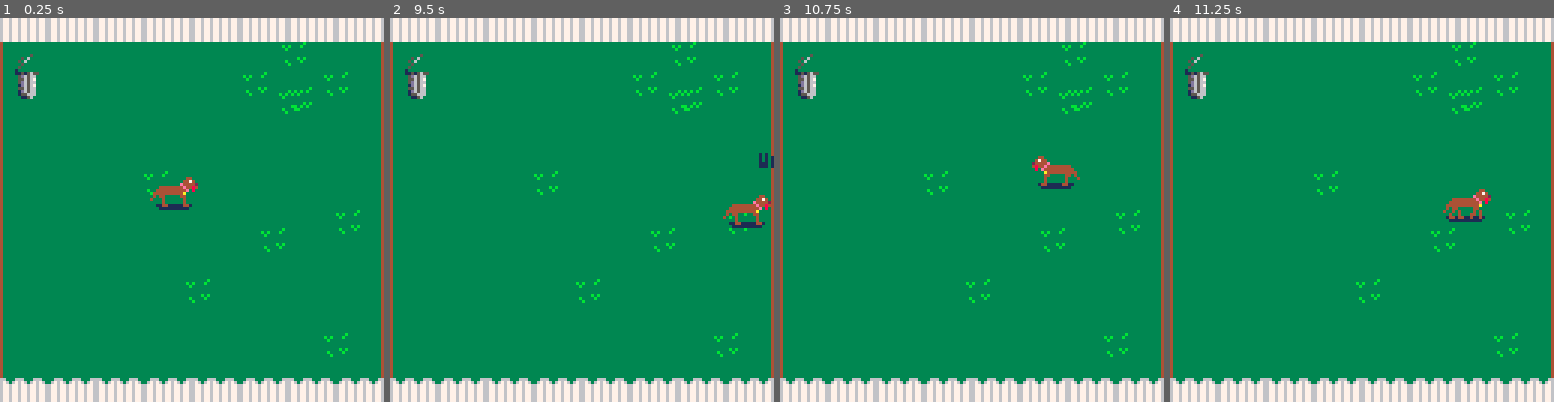
Above: before the commit, frames 1-4 (left to right).
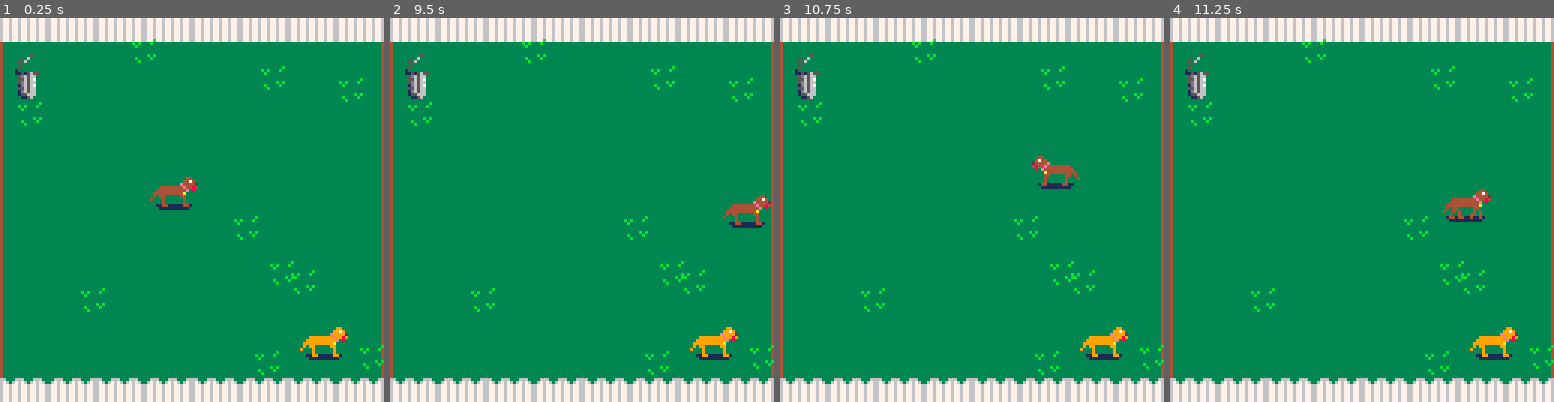
Above: after the commit, the same moments.

Repository: aglassman/pico-demos
Game: PICO-8 cartridge demos/dog_park.p8
The game is run twice, just before and just after one commit, with the same random seed, the same clock (stepped at 60 frames per second) and the same inputs.
Inputs:
- Up to frame 1 (0.25 s): no input
- Up to frame 2 (9.5 s): tap X (X key) at 0.33, 1.07, 1.85, 2.97, 4.08, 5.2, 6.32, 7.43, 8.55 s; tap O (Z key) at 0.7, 1.7, 2.1, 2.5, 2.9, 3.3, 3.7, 4.1, 4.5, 4.9, 5.3, 5.7, 6.1, 6.5, 6.9, 7.3, 7.7, 8.1, 8.5, 8.9, 9.3 s; hold Right 1.6-2.1 s; hold Up 2.15-2.42 s; hold Right 2.47-3.03 s; hold Left 3.08-3.58 s; hold Down 3.63-3.97 s; hold Right 4.02-4.68 s; hold Up 4.73-5.03 s; hold Left 5.08-5.68 s; hold Down 5.73-6.03 s; hold Right 6.08-6.58 s; hold Right 6.63-7.13 s; hold Up 7.18-7.45 s; hold Right 7.5-8.07 s; hold Left 8.12-8.62 s; hold Down 8.67-9 s; hold Right from 9.05 s (still down)
- Up to frame 3 (10.75 s): tap X (X key) at 9.67 s; tap O (Z key) at 9.7, 10.1, 10.5 s; release Right at 9.72 s; hold Up 9.77-10.07 s; hold Left 10.12-10.72 s
- Up to frame 4 (11.25 s): hold Down 10.77-11.07 s; tap X (X key) at 10.78 s; tap O (Z key) at 10.9 s; hold Right from 11.12 s (still down)

The runs differ from the first frame. In frame 1, 1.6% of the frame differs, in the area x 4-100%, y 5-93%; in frame 2, 1.7%; in frame 3, 1.7%; in frame 4, 1.7%.

Commit message:
added multiplayer

Diff:
--- a/demos/dog.lua
+++ b/demos/dog.lua
@@ -22,8 +22,9 @@
 	sniff_time=0,
 	dig_time=0,
 
-	new=function(self, position)
+	new=function(self, position, player)
 		local new_dog={
+			player=player,
 			bark_debounce=0,
 			default_speed=1.6,
 			sniffing_speed=1,
@@ -115,8 +116,8 @@
 
 	drop_item=function(self)
 		if self.holding then
-			local drop_position = self:dog_mouth_position()
-			self.holding:drop(drop_position)
+			local x, y = unpack(self:dog_mouth_position())
+			self.holding:drop({x, y + 5}, self.facing != "left")
 		end
 	end,
 
@@ -133,20 +134,20 @@
 	do_dig=function(self)
 		self:set_is("digging")
 		find_existing_hole(self, park.holes)
-		if self.current_hole == nil then
-			local x, y = unpack(self:dog_mouth_position())
-			if self.facing == "left" then
-				x -= 3
-			else
-				x += 3
-			end
-			self.current_hole = hole:new({x, y + 2}, self.facing == "left", nil)
-			self.current_hole:increase_size()
-			t_add(park.holes, self.current_hole)
-		end
 		self.dig_time += 1
 
 		if self.dig_time % 30 == 0 then
+			if self.current_hole == nil then
+				local x, y = unpack(self:dog_mouth_position())
+				if self.facing == "left" then
+					x -= 3
+				else
+					x += 3
+				end
+				self.current_hole = hole:new({x, y + 2}, self.facing == "left", nil)
+				self.current_hole:increase_size()
+				t_add(park.holes, self.current_hole)
+			end
 			self.current_hole:increase_size()
 		end
 
@@ -176,6 +177,10 @@
 	end,
 
 	draw=function(self)
+		if self.player == 1 then
+			pal(4, 9)
+		end
+
 		if self:is("pooping") then
 			--spr(7, self.position[1], self.position[2],2,2, self.facing == "left")
 			local sprite = self.pooping_sprites[(flr(self.sprite_i) % 2) + 1]
@@ -195,6 +200,7 @@
 			local sprite = self.walking_sprites[(flr(self.sprite_i) % 2) + 1]
 			spr(sprite, self.position[1], self.position[2],2,2, self.facing == "left")
 		end
+		pal()
 
 		draw_animated(self.bark)
 
@@ -214,24 +220,24 @@
 		local x, y = unpack(self.position)
 
 		if self:is("standing") or self:is("sniffing") then
-			if (btn(⬅️)) then
+			if (btn(⬅️, self.player)) then
 				x -= self.speed
 				self.facing = "left"
 				self.moved = true
 			end
 
-			if (btn(➡️)) then
+			if (btn(➡️, self.player)) then
 				x += self.speed
 				self.facing = "right"
 				self.moved = true
 			end
 
-			if (btn(⬆️) and self:is("standing")) then
+			if (btn(⬆️, self.player) and self:is("standing")) then
 				y -= self.speed
 				self.moved = true
 			end
 
-			if (btn(⬇️) and self:is("standing")) then
+			if (btn(⬇️, self.player) and self:is("standing")) then
 				y += self.speed
 				self.moved = true
 			end
@@ -247,7 +253,7 @@
 			self:dig_stop()
 		end
 
-		if (btnp(❎)) then
+		if (btnp(❎, self.player)) then
 			if self:is_holding() then
 				self:drop_item()
 			else
@@ -255,23 +261,27 @@
 			end
 		end
 
-		if (btn(🅾️) and btn(⬇️)) then
+		if (btn(🅾️, self.player) and btn(⬇️, self.player)) then
 			self:do_dig()
-		elseif (btn(🅾️) and self.sniff_time > 100) then
+		elseif (btn(🅾️, self.player) and self.sniff_time > 100) then
 			self:poop()
-		elseif (btn(🅾️)) then
+		elseif (btn(🅾️, self.player)) then
 			self:do_sniff()
 		else
 			self:sniff_stop()
 		end
 
 
-		if (not btn(🅾️)) then
+		if (not btn(🅾️, self.player)) then
 			self:poop_stop()
 			self:dig_stop()
 		end
 
 		for park_item in all(park.holes) do
+			dog_interact(self, park_item)
+		end
+
+		for park_item in all(park.toys) do
 			dog_interact(self, park_item)
 		end
 
@@ -282,12 +292,13 @@
 					dp("current_hole: "..self.current_hole.id)
 					dp("hole_depth: "..self.current_hole.hole_depth)
 					dp("size: "..self.current_hole.size)
-					if self.hidden then
-						dp("hidden: "..self.hidden.id)
+					if self.current_hole.hidden then
+						dp("hidden: "..self.current_hole.hidden.id)
 					end
-					if self.uncovered then
-						dp("uncovered: "..self.hidden.id)
+					if self.current_hole.uncovered then
+						dp("uncovered: "..self.current_hole.uncovered.id)
 					end
+					dp("---------------")
 				end
 			end
 		end
--- a/demos/dog_park.lua
+++ b/demos/dog_park.lua
@@ -30,9 +30,24 @@
 	t=function ()
 		park.items[1].is_open = not park.items[1].is_open
 	end,
+	a=function ()
+		local new_toy = dog_toy:new({rnd_int(20, 40), rnd_int(20, 40)}, "ball")
+		t_add(park.toys, new_toy)
+		park.dogs[1]:pickup_item(new_toy)
+	end,
 	b=function ()
-		local new_toy = dog_toy:new({rnd_int(20, 40), rnd_int(20, 40)})
-		t_add(park.bg_items, new_toy)
+		local new_toy = dog_toy:new({rnd_int(20, 40), rnd_int(20, 40)}, "bone")
+		t_add(park.toys, new_toy)
+		park.dogs[1]:pickup_item(new_toy)
+	end,
+	k=function ()
+		local new_toy = dog_toy:new({rnd_int(20, 40), rnd_int(20, 40)}, "kong")
+		t_add(park.toys, new_toy)
+		park.dogs[1]:pickup_item(new_toy)
+	end,
+	r=function ()
+		local new_toy = dog_toy:new({rnd_int(20, 40), rnd_int(20, 40)}, "stick")
+		t_add(park.toys, new_toy)
 		park.dogs[1]:pickup_item(new_toy)
 	end,
 	h=function ()
@@ -49,7 +64,7 @@
 end
 
 function dp(string)
-	printh( string, "dog_park_debug.txt", true)
+	printh( string, "dog_park_debug.txt")
 end
 
 function id()
--- a/demos/dog_park.p8
+++ b/demos/dog_park.p8
@@ -31,14 +31,14 @@
 000000000001111111111000001111111111100000000011111110000000001111111000000ba000000007000000000000000000015566600000000000000000
 00000000000000000000000000000000000000000000000000000000000000000000000000000000000000000000000000000000001156000000000000000000
 00000000000000000000000000000000000000000000000000000000000000000000000000000000000000000000000000000000000000000000000000000000
-00000000000000000000000000000000000000000000000000000000000000000000000000000000000000000000000000000004000000000000000000000000
-00000000000000000000000000000000000000000000000000000000004000000000000000000000000800000000e80000000504000000000000000000000000
-000000000000000000000000000000000000000000000000000000000900504004444440000000000088800000fe8200000004400000000000101a00001001a0
-000000000000000000000000000000000000000000000000000000000000000042151244000abb0000e820000ee8200000000400000000000001100000011000
-000000000000000000000000000000000000000000000000000000000040900041111144000abb000f8882000082800000004000000000000009100000901000
-000000000000000000000000000000000000000000000000000000005000000004444440000bb00000e820000002000000050000000000000000000000000000
-00000000000444444440000000044444444000000004444444400000009000400044400000000000000000000000000004400000000000000000000000000000
-00000000004444444444e000044444444444e000004444444444e000400090000000000000000000000000000000000045000000000000000000000000000000
+00000000000000000000000000000000000000000000000000000000000000000000000000000000000000000000000000000009000000000000000000000000
+00000000000000000000000000000000000000000000000000000000004000000000000000000000000800000000000000000409000000000000000000000000
+000000000000000000000000000000000000000000000000000000000900504004444440000000000088800000000000000009900000000000101a00001001a0
+000000000000000000000000000000000000000000000000000000000000000042151244000abb0000e82000000e820000000900000900000001100000011000
+000000000000000000000000000000000000000000000000000000000040900041111144000abb000f8882000008820000009000000090000009100000901000
+000000000000000000000000000000000000000000000000000000005000000004444440000bb00000e820000002200000040000000009400000000000000000
+00000000000444444440000000044444444000000004444444400000009000400044400000000000000000000000000009900000000009040000000000000000
+00000000004444444444e000044444444444e000004444444444e000400090000000000000000000000000000000000094000000000040000000000000000000
 0000000004444444444e444040444444444e444004444444444e4400000000000000000000000000000000000000000000000000000000000000000000000000
 000000000404400440e444704004400044e444704004400440e444400000000000000000000000000000000008e0000000000000000000000000000000000000
 0000000004040000400a44444004400044a044444004000040a0447000000000000000000000000000000000028ef000000000000000000000000000000101a0
--- a/demos/dog_toy.lua
+++ b/demos/dog_toy.lua
@@ -1,13 +1,33 @@
 dog_toy = {
 	type="dog_toy",
+	check_intersection=true,
+	rect_dimensions={4,4},
 	holder=nil,
-	holding_sprite=26,
-	sprites={10, 11},
+	toy_types={"bone", "ball", "kong", "stick"},
+	get_sprites=function(self)
+		if self.toy_type == "bone" then
+			return {10, 11, 26}
+		end
 
-	new=function(self, position)
+		if self.toy_type == "ball" then
+			return {25, 25, 41}
+		end
+
+		if self.toy_type == "kong" then
+			return {42, 43, 43}
+		end
+
+		if self.toy_type == "stick" then
+			return {44, 44, 45}
+		end
+	end,
+
+	new=function(self, position, toy_type)
 		local new_toy = {
 			id=id(),
-			position=position
+			position=position,
+			flip_x=false,
+			toy_type=toy_type
 		}
 		return setmetatable(new_toy, {__index=self})
 	end,
@@ -18,19 +38,22 @@
 		self.position=holder.position
 	end,
 
-	drop=function(self, position)
+	drop=function(self, position, flip_x)
 		self.position=position
 		self.holder.holding = nil
 		self.holder=nil
+		self.flip_x = flip_x
 	end,
 
 	draw=function(self)
+		local sprites = self:get_sprites()
 		if self.holder == nil then
-			spr(self.sprites[1], self.position[1] - 4, self.position[2] - 3)
+			spr(sprites[1], self.position[1] - 4, self.position[2] - 3, 1, 1, self.flip_x, false)
 		end
 	end,
 
 	draw_override=function(self, position, flip_x, flip_y)
-		spr(self.holding_sprite, position[1] - 4, position[2] - 3, 1, 1, flip_x, flip_y)
+		local sprites = self:get_sprites()
+		spr(sprites[3], position[1] - 4, position[2] - 3, 1, 1, flip_x, flip_y)
 	end
 }
--- a/demos/hole.lua
+++ b/demos/hole.lua
@@ -7,13 +7,7 @@
 	filled_sprite=70,
 	hidden=nil,
 	uncovered=nil,
-	new=function(self, position, flip_x, to_hide)
-		local hidden = nil
-
-		if to_hide != nil then
-			hidden = to_hide:new(position)
-		end
-
+	new=function(self, position, flip_x, hidden)
 		local new_hole = {
 			id=id(),
 			position=position,
@@ -28,6 +22,9 @@
 				text_color=10
 			}
 		}
+		if hidden != nil then
+			hidden:pickup(new_hole)
+		end
 		return setmetatable(new_hole, {__index=self})
 	end,
 
@@ -74,12 +71,13 @@
 		self.size += 1
 		if self.size == self.hole_depth then
 			if self.hidden != nil then
+				t_add(park.toys, self.hidden)
+				self.uncovered = self.hidden
+				self.hidden = nil
 				sfx(4, -1, 0, 6)
 			else
 				sfx(5, -1, 0, 3)
 			end
-			self.uncovered = self.hidden
-			self.hidden = nil
 		end
 		if self.size == self.hole_depth + 3 then
 			self.filled = true
--- a/demos/interactions.lua
+++ b/demos/interactions.lua
@@ -9,10 +9,17 @@
 		dog:do_bark()
 	end
 
-	if in_rect and item.type == "hole" and item.size >= item.hole_depth and dog:is("sniffing") and hole.uncovered != nil then
-		dog:pickup_item(hole.uncovered)
-		hole.uncovered = nil
+	if in_rect and item.type == "hole" and item.size >= item.hole_depth and dog:is("sniffing") and item.uncovered != nil then
+		dog:pickup_item(item.uncovered)
+		item.uncovered = nil
 	end
+
+	if in_rect and item.type == "dog_toy" and dog:is("sniffing") then
+		dp("pick it up!")
+		dog:pickup_item(item)
+	end
+
+
 end
 
 function find_existing_hole(dog, holes)
--- a/demos/park.lua
+++ b/demos/park.lua
@@ -7,6 +7,7 @@
 	bg_items={},
 	items={},
 	holes={},
+	toys={},
 	back_fence={
 			draw=function(self)
 				for i=0, 8 do
@@ -23,12 +24,15 @@
 	},
 	init=function(self, num_weeds)
 		t_add(self.items, garbage_can:new({5,12}))
-		t_add(self.dogs, dog:new({50, 50}))
+		t_add(self.dogs, dog:new({50, 50}, 0))
+		t_add(self.dogs, dog:new({100, 100}, 1))
 		for i=1, 10 do
-			self.weeds[i] = weed:new({flr(rnd(120)), flr(rnd(120))})
+			self.weeds[i] = weed:new({rnd_int(0,120), rnd_int(0,120)})
 		end
 		for i=1, 15 do
-			self.holes[i] = hole:new({8 * i, flr(rnd(120))}, false, dog_toy)
+			local position = {8 * i, rnd_int(10,120)}
+			local hidden = dog_toy:new(position, dog_toy.toy_types[rnd_int(1,4)])
+			self.holes[i] = hole:new(position, false, hidden)
 		end
 		--music(1)
 	end,
@@ -48,6 +52,7 @@
 		-- draw_all(self.items)
 		draw_all(self.fences)
 		draw_all(self.holes)
+		draw_all(self.toys)
 
 		local draw_table = {}
 		--t_append_all(draw_table, self.weeds)
